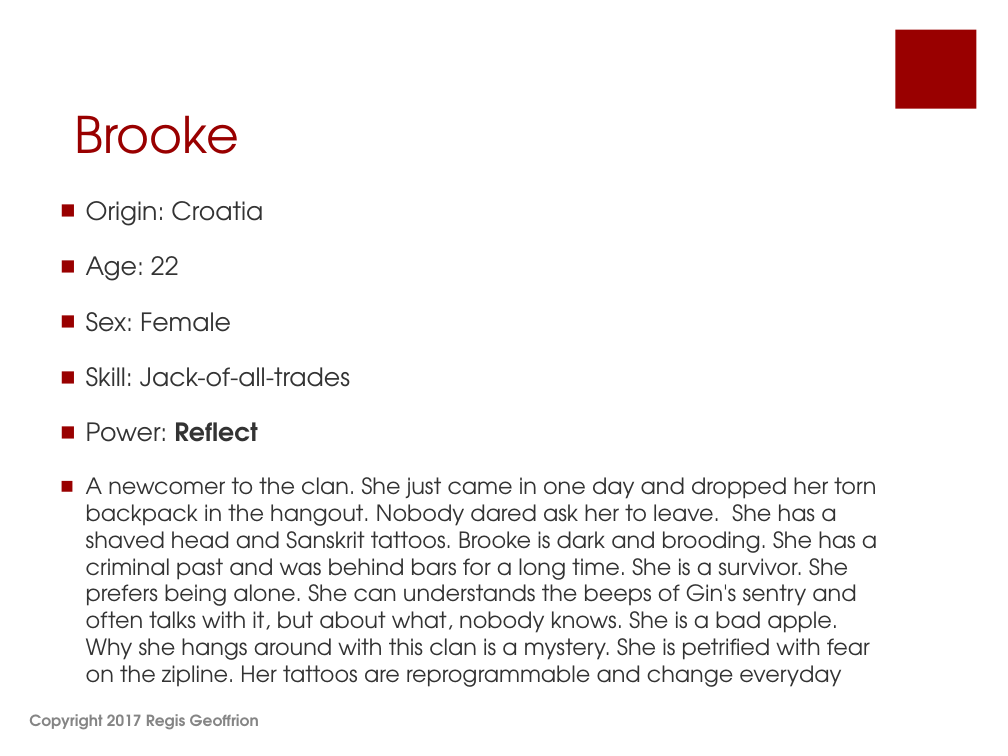
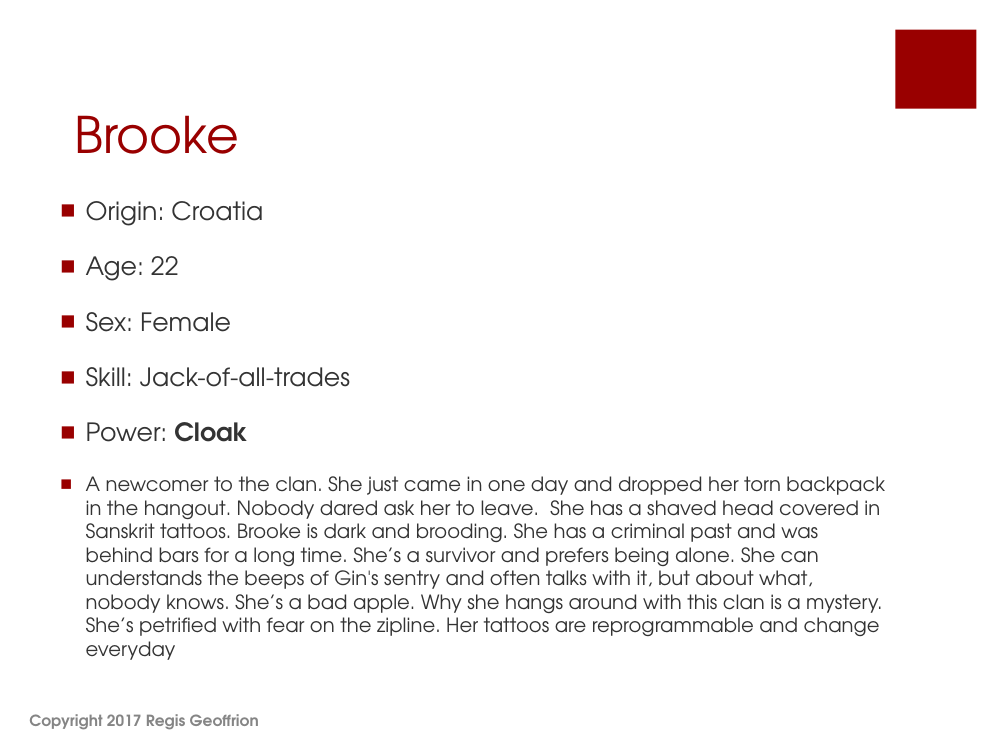
Before and after one commit to shahbazGamedev/Hero-s-Run, a slide deck: slide 27 of Documents/Earth Alone.pptx. Drawn at 1008x756 pixels with LibreOffice and Linux fonts; fonts in the diff are those of the drawing. Boxes give left, top, right and bottom in pixels: in the first picture for what was removed or moved away, otherwise in the second. Text is boxed around its words. In the diff, an @@ line names an element or a change of style, - is before the commit and + after.

Commit message:
Earth Alone - version 1.2

```diff
--- a/Documents/Earth Alone.pptx
+++ b/Documents/Earth Alone.pptx
@@ text at bbox=[86, 422, 885, 660]: text changed; size 16 to 14 pt @@
-■ Power: Reflect
-■ A newcomer to the clan. She just came in one day and dropped her torn backpack in the hangout. Nobody dared ask her to leave. She has a shaved head and Sanskrit tattoos. Brooke is dark and brooding. She has a criminal past and was behind bars for a long time. She is a survivor. She prefers being alone. She can understands the beeps of Gin's sentry and often talks with it, but about what, nobody knows. She is a bad apple. Why she hangs around with this clan is a mystery. She is petrified with fear on the zipline. Her tattoos are reprogrammable and change everyday
+■ Power: Cloak
+■ A newcomer to the clan. She just came in one day and dropped her torn backpack in the hangout. Nobody dared ask her to leave. She has a shaved head covered in Sanskrit tattoos. Brooke is dark and brooding. She has a criminal past and was behind bars for a long time. She’s a survivor and prefers being alone. She can understands the beeps of Gin's sentry and often talks with it, but about what, nobody knows. She’s a bad apple. Why she hangs around with this clan is a mystery. She’s petrified with fear on the zipline. Her tattoos are reprogrammable and change everyday
```
Also in this commit, not shown: 22 other slides changed, 3 slides added, 1 slide removed.
